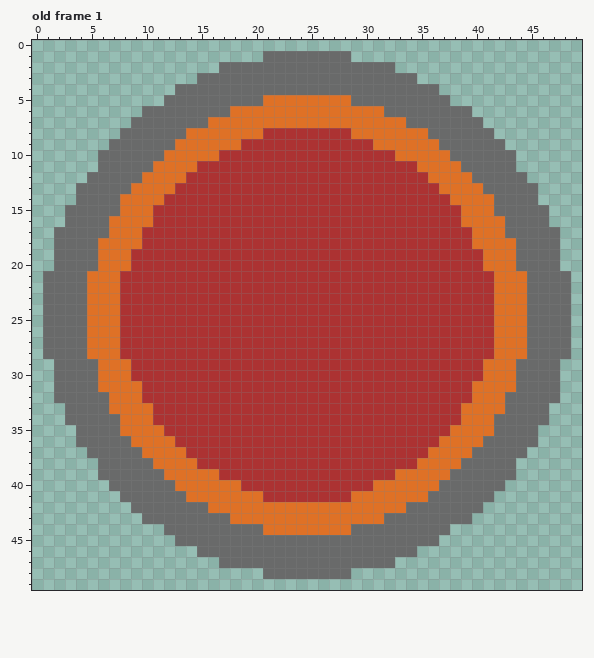
Two versions of one pixel-art file, art/explosion.aseprite. The picture above is the old version.
50x50 pixels, 1 frame. Shown: old frame 1. The commit also changed other frames, which this record leaves out.
New version:
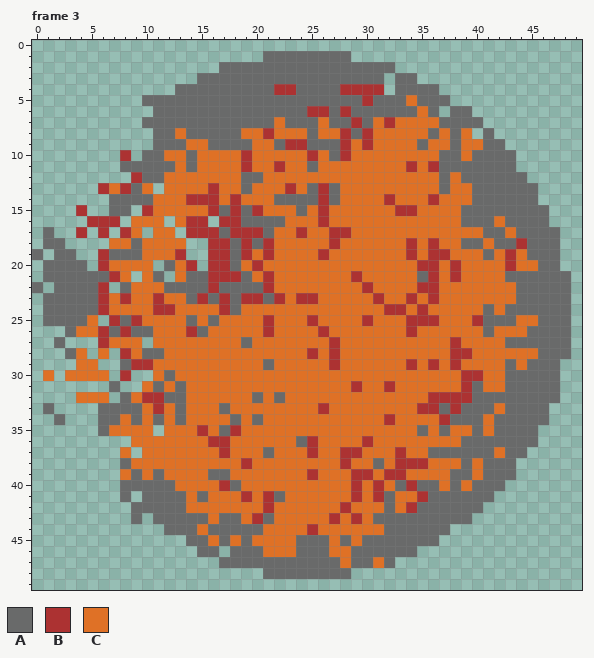
Palette (. is transparent): A #696a6a  B #ac3232  C #df7126
A new or re-ordered frame is compared with the old frame closest to it.
The edit:
frames 1 -> 13
Changed rows in their new state; - is an unchanged pixel.
Frame 3 is new; against old frame 1:
first column x 0:
 3 --------------------------------.-------------
 4 ----------------------BB----BBBB.-------------
 5 ----------AA---------AAAAAAAA-B---C-----------
 6 ----------.-------AAAAAAABBABAAA---C-.--------
 7 ---------.------AAAAAA-AAA-AABA-B-CCC---------
 8 --------...--CAAAAA---CCCACC-AB------C-C.-----
 9 -------....--A--AAAACCA--AAA-C-----A-C-CC-----
10 ------..B.----A--CC-CCCCC-CA-CCCC----A-C------
11 ------..---AA-ACCCC-CC-CCACCCCCCCC--BAA-------
12 -----....BAA--CCCCCAACCCCCCCCCCCCCCC-A-A------
13 ----..BCBA-.-CCC-CCACCC-CA-ACCCCCCCCCA--A-----
14 ----...-AAA-CC---C-CCCAAAA-ACCCC-CCC-C--AA----
15 ---.B..-A.BCCCCC-A-A-CCCAC-CCCCCC--CCCCAAA----
16 ---..BBB.--C.C--.--AAAACCC-CCCCCCCCCCCCAAA----
17 -A..B.B.B-.CC.---A---ACC-CC--CCCCCCCCCCC-AAC--
18 -A-....--ACCCC..--A-A-CCCCC-CCCCCC-C-CCAA-AAB-
19 A---..BAAACCC-..--A-C-CCCC-CCCCCCC-C--CCCA-BC-
20 -A---.B--CC.AC-.--AC-CCCCCCCCCCCCCC--C-CC--BCC
21 -----AABC.CA.CAA---AC-CCCCCCC-CCCCCA-C-CCC-AA-
22 A.---AB.ACCCAAAA-AAAA-CCCCCCCC-CCCC--CCCCC--A-
23 -----AB--CC-CCA-A-A--A-C--CCCCC-CC-C-CCCCC--A-
24 -----AB-CCC--CCCC-ACCCCCCCCCCCCC--C-CCCCCA-AA-
25 ------.BA-CCCCACACCCC-CCC-CCCC-CCC---CCC-AAA-C
26 -..-C-BA-AACCC-ACCCCC-CCCC-CCCCCCC-CCCCCCA----
27 -.-...B-CC.CCCCCCCCACCCCCCC-CCCCCCCCCC-CCC-AA-
28 -..-C.-.-CAACCCCCCCCCCCCC-C-CCCCCCCCCC--CC---C
29 --..CC..A--CCCCCCCCCCACCCCC-CCCCCC-C-C-CC--AC-
30 -C.CCC-.B..CACCCCCCCCCCCCCCCCCCCCCCCCCC----A--
31 --.....A..CACACCCCCCCCCCCCCCC-CC-CCCCCC-A--A--
32 --..CCC.A---AACCCCCCACACCCCCCCCCCCCC----AAA---
33 -A-...-AAA--CACCCACCCCCCCC-CCCCCCCC--A-AAA----
34 --A...---A-ACACCCCACACCCCCCCCCCC-CCCC-AAA-----
35 ----..-C---.CCC-CA-CCCCCCCCCCCCCCCCACA--A-----
36 ----.....----CCC--CCCCCCA-CCCC-CCCCCC--AA-----
37 -----...C.----CCC-CCCACCC-CC--CCC-CCAAAA--C---
38 ------..-CC----CCCC-CCCCCCCC-CCAC--B----C-----
39 ------..C-C-----AACCCCCCC-CCC--C-B------C-----
40 -------.---------BACCCCCCCCCC-CB-ABAAC-C------
41 ---------.-----A---B--ACCCCCCB-BA--B----------
42 --------------CC-----B------B---A-B-----------
43 ---------A.-----C-A-BA-----B-B-A--------------
44 ---------------C---------B---CCC--------------
45 -------------.--C-C-CCCC---C-C----------------
46 -----------------.---CCC---CC-----------------
47 ----------------------------C--C--------------
Changed places in both pictures, as pixel boxes (x1, y1, x2, y2):
changed: (32, 73, 538, 568)
